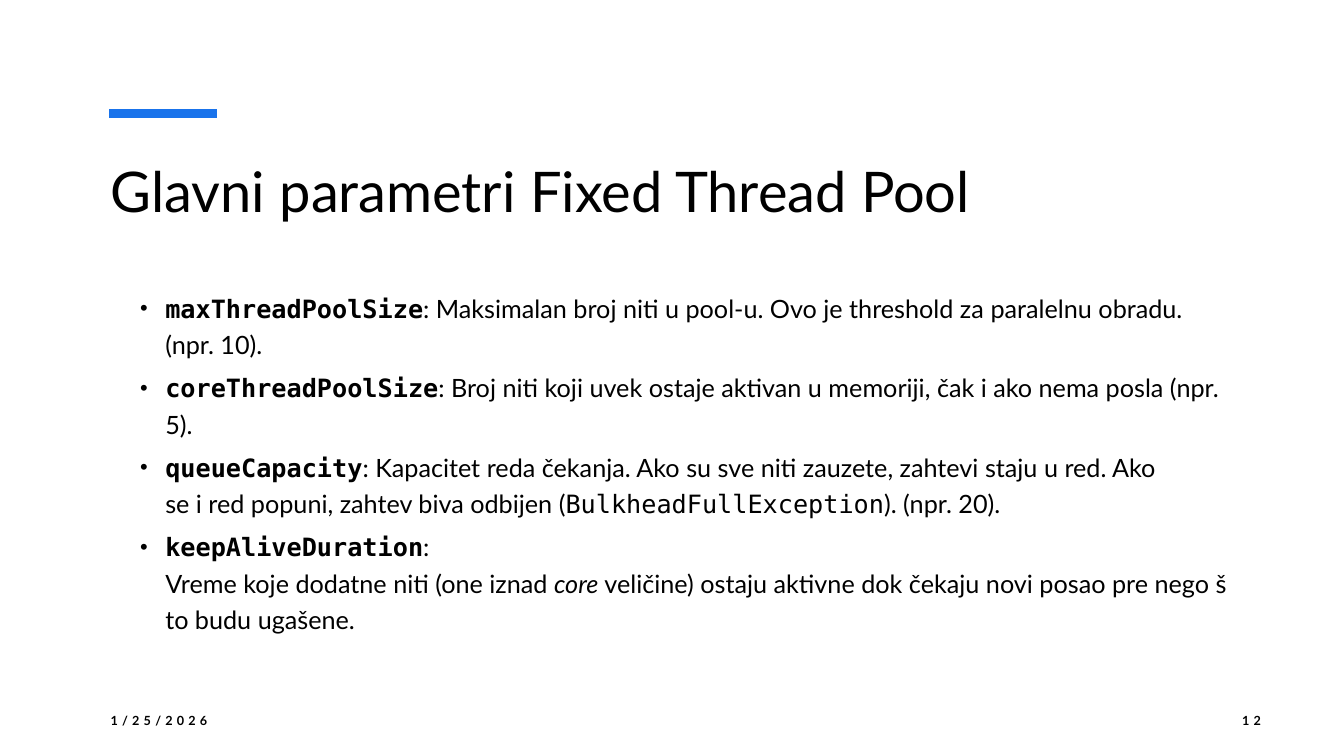
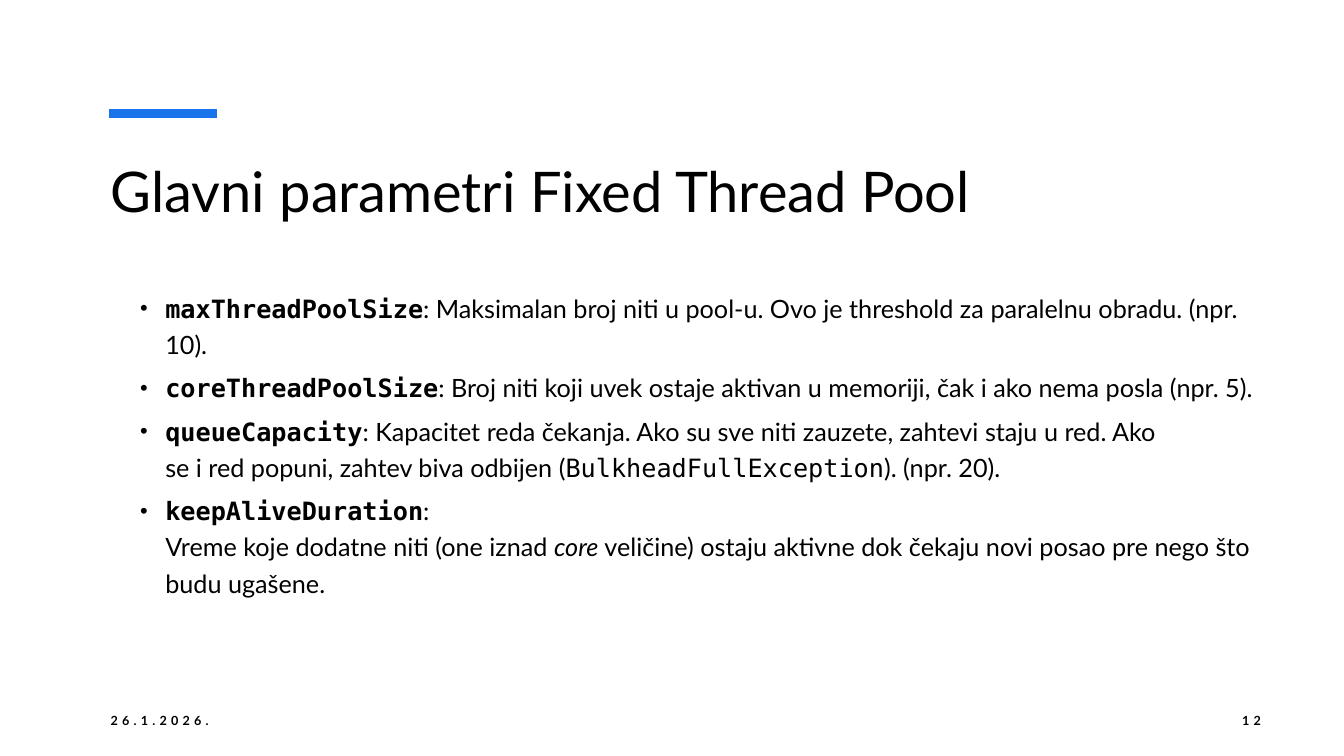
Before and after one commit to zlatkovnik/resilience4j-tutorial, a slide deck: slide 12 of Prezentacija.pptx. Drawn at 1344x756 pixels with LibreOffice and Linux fonts; fonts in the diff are those of the drawing. Boxes give left, top, right and bottom in pixels: in the first picture for what was removed or moved away, otherwise in the second. Text is boxed around its words. In the diff, an @@ line names an element or a change of style, - is before the commit and + after.

```diff
--- a/Prezentacija.pptx
+++ b/Prezentacija.pptx
@@ text "maxThreadPoolSize: Maksimalan broj niti u ..." rewrapped from <box>165,297,1219,634</box> to <box>165,297,1252,597</box> @@
@@ text at <box>111,715,209,725</box>: text changed @@
-1/25/2026
+26.1.2026.
```
Also in this commit, not shown: 30 other slides changed.
